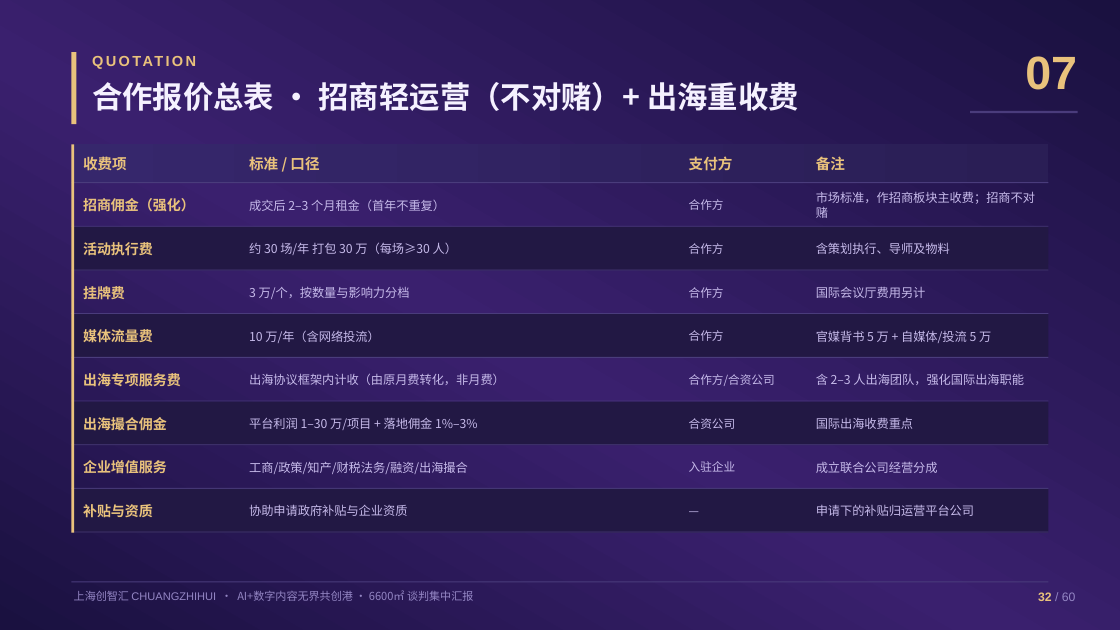
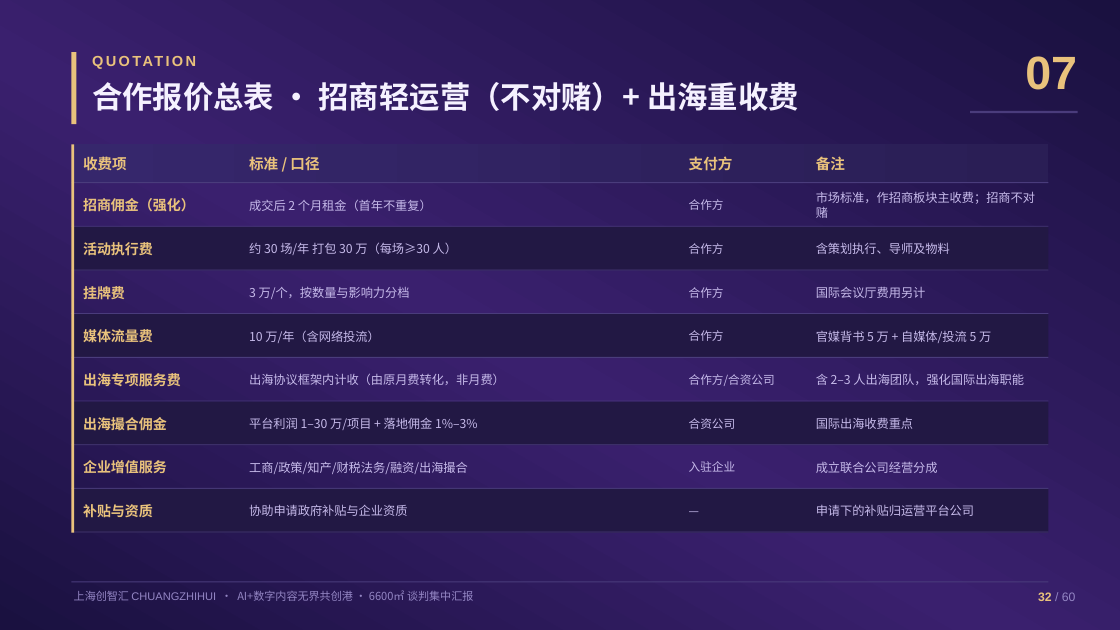
Before and after one commit to hujigang2010-maker/AIDEN, a slide deck: slide 32 of proposal/创智汇6600平合作方案.pptx. Drawn at 1120x630 pixels with LibreOffice and Linux fonts; fonts in the diff are those of the drawing. Boxes give left, top, right and bottom in pixels: in the first picture for what was removed or moved away, otherwise in the second. Text is boxed around its words. In the diff, an @@ line names an element or a change of style, - is before the commit and + after.

```diff
--- a/proposal/创智汇6600平合作方案.pptx
+++ b/proposal/创智汇6600平合作方案.pptx
@@ text at (249, 200, 432, 211): text changed @@
-成交后 2–3 个月租金（首年不重复）
+成交后 2 个月租金（首年不重复）
```
Also in this commit, not shown: 4 other slides changed, 2 slides added, 2 slides removed, 26 other files.
